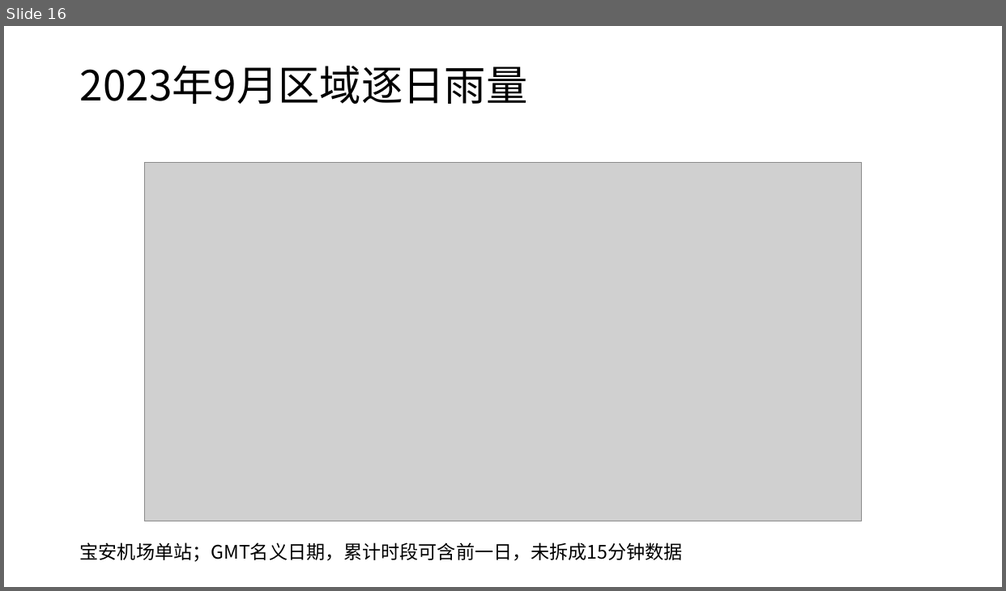
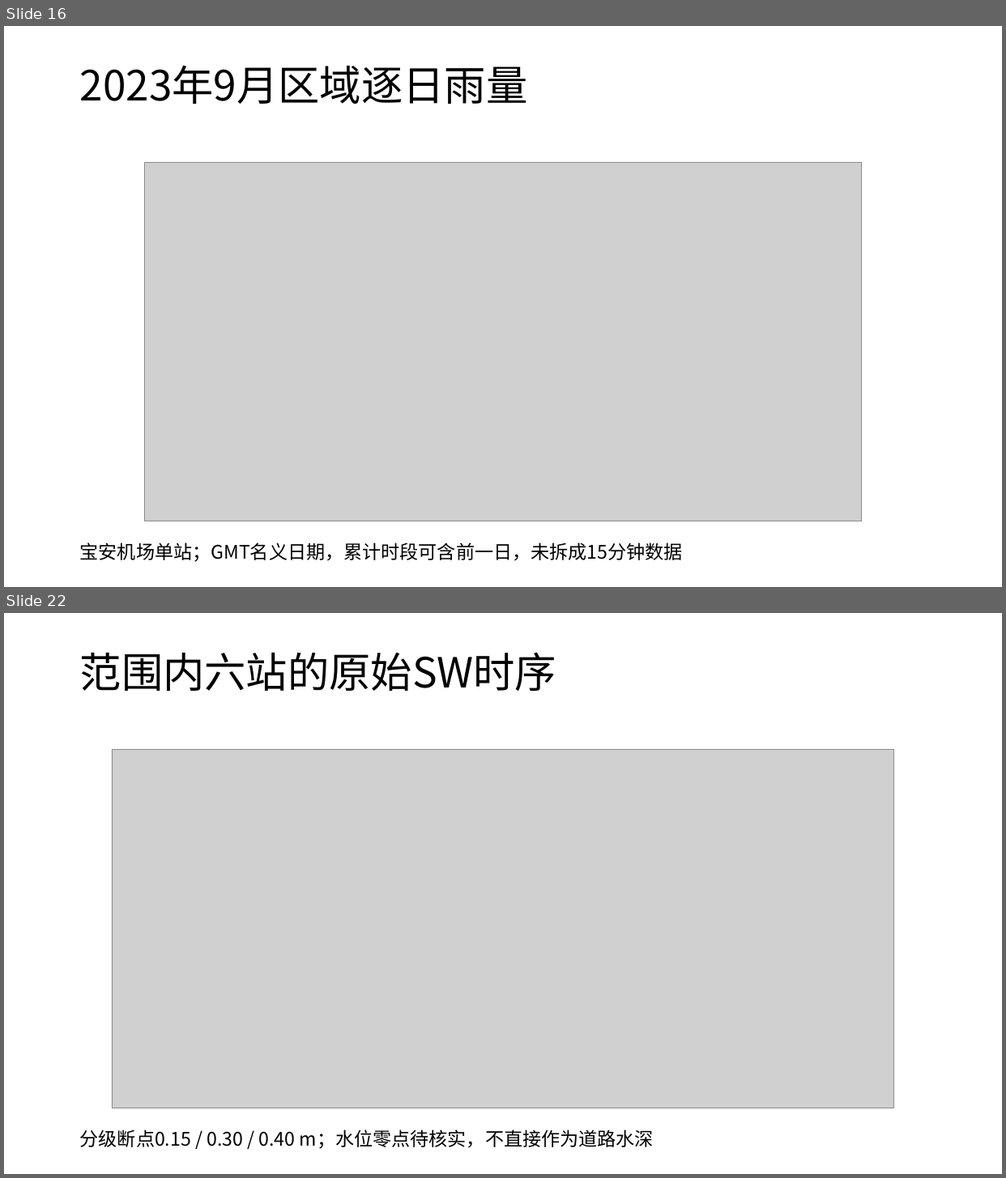
Before and after one commit to zhzhzh666/jiaotong, a slide deck: docs/deliverables/开题与阶段进展汇报.pptx. Shown one above the other, each under a label of ours: slide 16 before the commit, slides 16 and 22 after it; the slides between them are not shown. The pictures are 1006x591 and 1006x1178 pixels, drawn with LibreOffice and Linux fonts; fonts in the diff are those of the drawing; grey boxes stand for pictures. Boxes give left, top, right and bottom in pixels: in the first picture for what was removed or moved away, otherwise in the second. Text is boxed around its words. In the diff, an @@ line names an element or a change of style, - is before the commit and + after.

Commit message:
Accept Phase 03 replay and synchronize Word PPT and runtime figures

```diff
--- a/docs/deliverables/开题与阶段进展汇报.pptx
+++ b/docs/deliverables/开题与阶段进展汇报.pptx
@@ slide 22 added at [4, 613, 1002, 1174], background #FFFFFF @@
@@ text added at [80, 652, 556, 692], 40 pt, text #000000 @@
+范围内六站的原始SW时序
@@ picture added at [112, 749, 894, 1108] @@
@@ text added at [80, 1130, 654, 1149], 18 pt, text #000000 @@
+分级断点0.15 / 0.30 / 0.40 m；水位零点待核实，不直接作为道路水深
```
Also in this commit, not shown: 3 slides changed, 5 other slides added, 28 other files.
